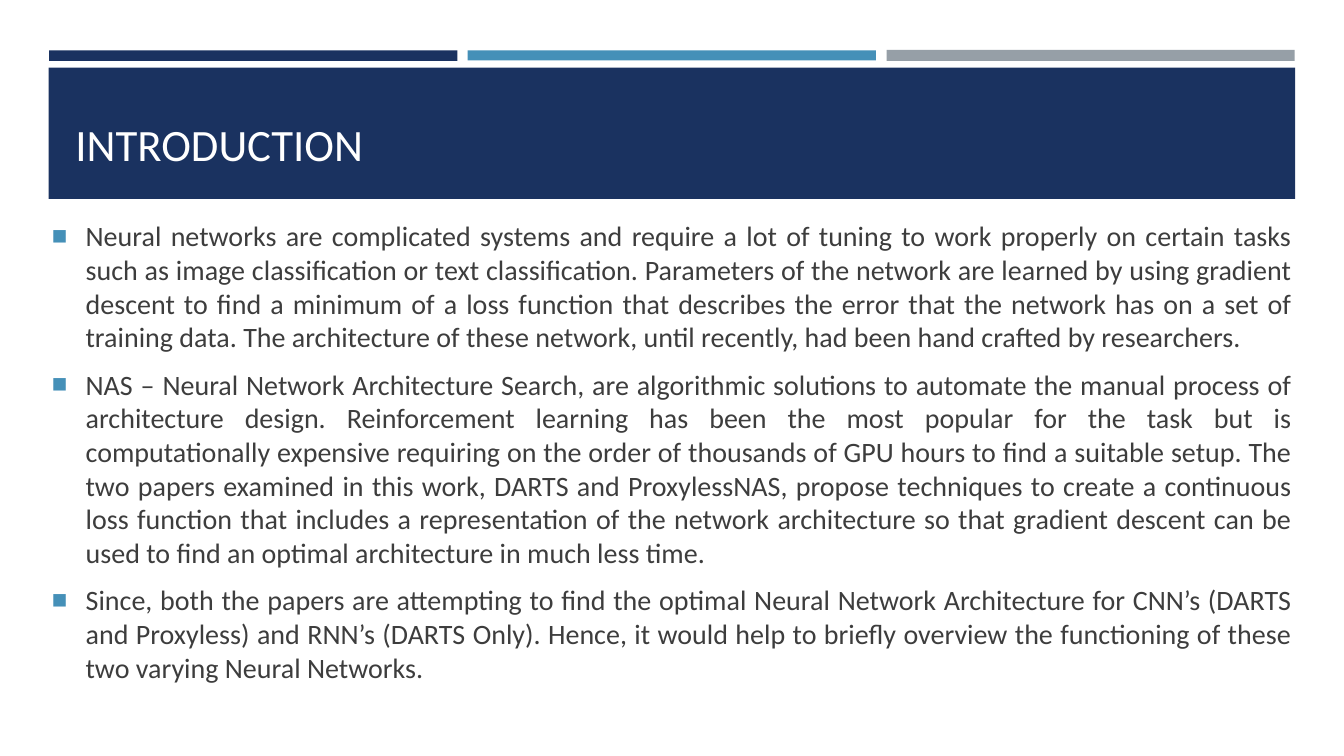
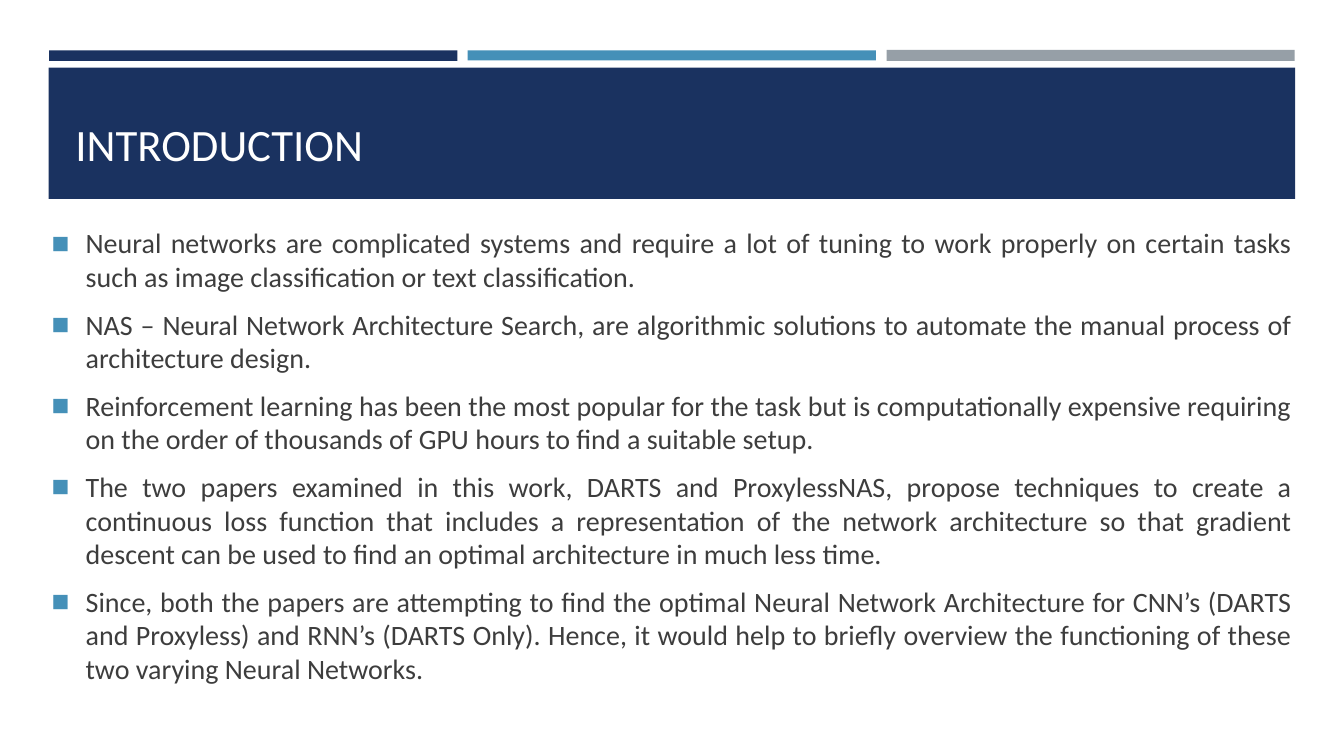
Before and after one commit to Experiment5X/IntelligentSystemsResearchPaper, a slide deck: slide 2 of DARTs and ProxylessNAS Presentation.pptx (slide 3 before the commit). Drawn at 1344x756 pixels with LibreOffice and Linux fonts; fonts in the diff are those of the drawing. Boxes give left, top, right and bottom in pixels: in the first picture for what was removed or moved away, otherwise in the second. Text is boxed around its words. In the diff, an @@ line names an element or a change of style, - is before the commit and + after.

```diff
--- a/DARTs and ProxylessNAS Presentation.pptx
+++ b/DARTs and ProxylessNAS Presentation.pptx
@@ text at <box>86,233,1291,569</box>: text changed @@
-■ Neural networks are complicated systems and require a lot of tuning to work properly on certain tasks such as image classification or text classification. Parameters of the network are learned by using gradient descent to find a minimum of a loss function that describes the error that the network has on a set of training data. The architecture of these network, until recently, had been hand crafted by researchers.
-■ NAS – Neural Network Architecture Search, are algorithmic solutions to automate the manual process of architecture design. Reinforcement learning has been the most popular for the task but is computationally expensive requiring on the order of thousands of GPU hours to find a suitable setup. The two papers examined in this work, DARTS and ProxylessNAS, propose techniques to create a continuous loss function that includes a representation of the network architecture so that gradient descent can be used to find an optimal architecture in much less time.
+◼ Neural networks are complicated systems and require a lot of tuning to work properly on certain tasks such as image classification or text classification.
+◼ NAS – Neural Network Architecture Search, are algorithmic solutions to automate the manual process of architecture design.
+◼ Reinforcement learning has been the most popular for the task but is computationally expensive requiring on the order of thousands of GPU hours to find a suitable setup.
+◼ The two papers examined in this work, DARTS and ProxylessNAS, propose techniques to create a continuous loss function that includes a representation of the network architecture so that gradient descent can be used to find an optimal architecture in much less time.
@@ text at <box>86,591,1291,684</box>: bullet ■ to ◼ @@
```
Also in this commit, not shown: 10 other slides changed, 2 slides added, 5 slides removed, 3 other files.
